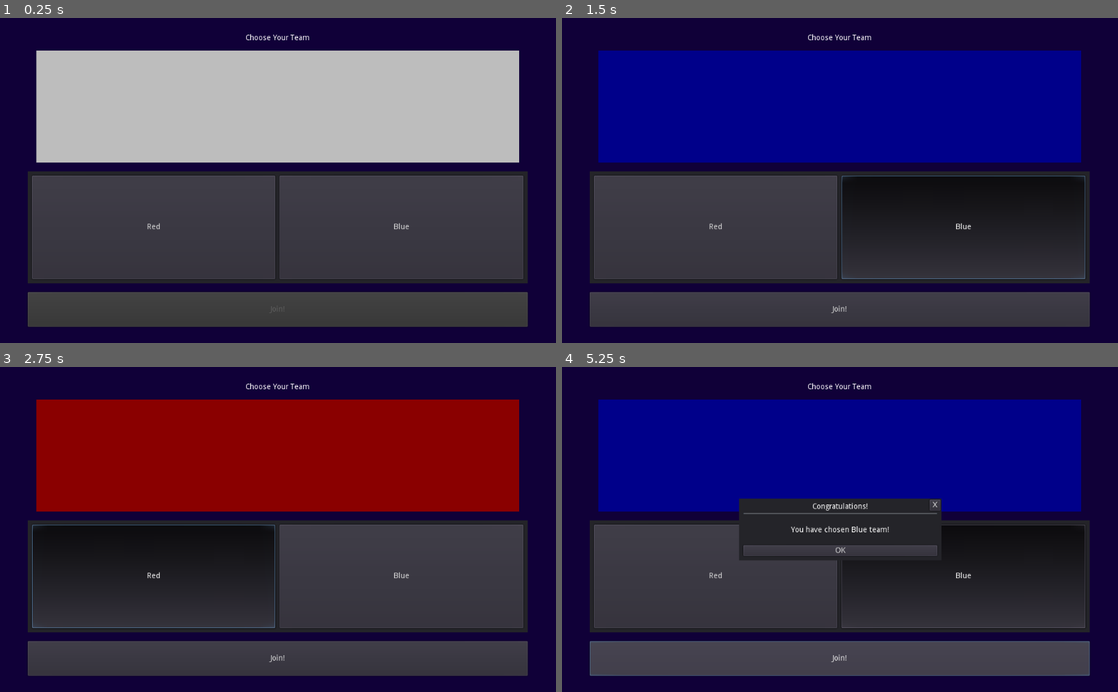
Above: before the commit, frames 1-4 (two rows, left to right).
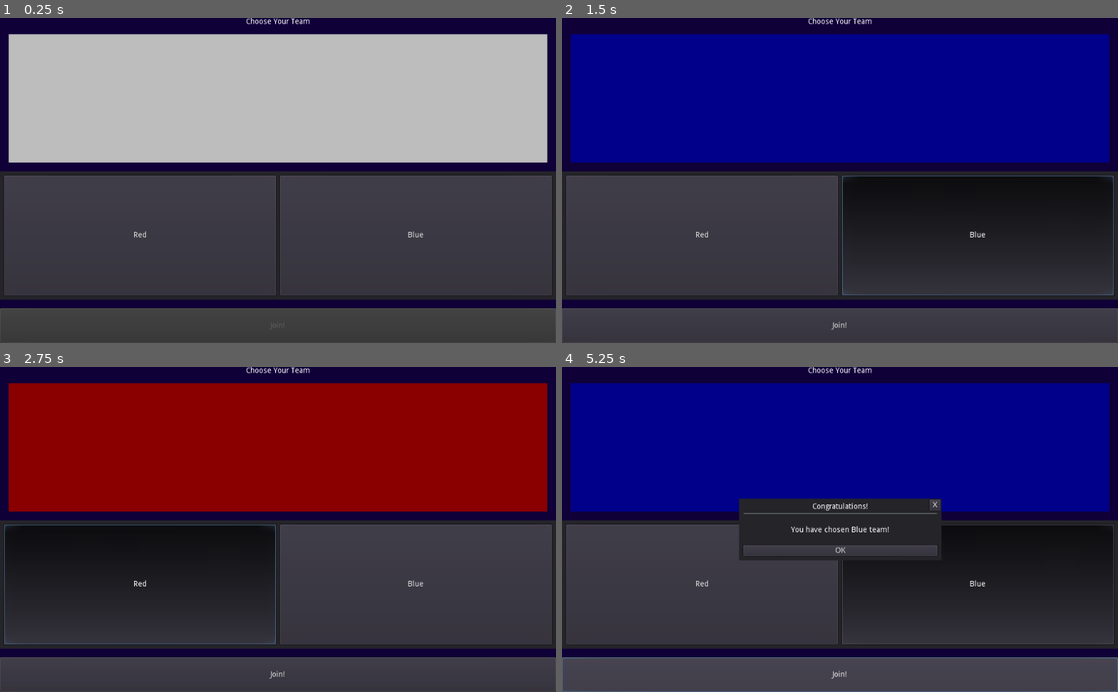
Above: after the commit, the same moments.

Repository: DeerTears/Godot-Control-Node-Extensions
Game: Godot game, scene res://examples/team_select_screen/team_select_screen.tscn
The game is run twice, just before and just after one commit, with the same random seed, the same clock (stepped at 60 frames per second) and the same inputs.
Inputs:
- Up to frame 1 (0.25 s): no input
- Up to frame 2 (1.5 s): click "Red" at 0.5 s; click "Blue" at 1.25 s
- Up to frame 3 (2.75 s): click "Red" at 2 s
- Up to frame 4 (5.25 s): click "Blue" at 2.75 s; click "Red" at 3.5 s; click "Blue" at 4.25 s; click "Join!" at 5 s

The runs differ from the first frame. In frame 1, 25% of the frame differs, in the area x 0-100%, y 0-100%; in frame 2, 25%; in frame 3, 25%; in frame 4, 25%.

Commit message:
add readme

Diff:
--- a/examples/team_select_screen/team_select_screen.tscn
+++ b/examples/team_select_screen/team_select_screen.tscn
@@ -33,22 +33,16 @@
 "_edit_group_": true,
 "_edit_use_anchors_": false
 }
-horizontal_margin = 0.9
-vertical_margin = 0.9
 individual_margins = {
-"Bottom": 0.9,
-"Left": 0.9,
-"Right": 0.9,
-"Top": 0.9
+"Bottom": 1.0,
+"Left": 1.0,
+"Right": 1.0,
+"Top": 1.0
 }
 
 [node name="TeamPicker" type="VBoxContainer" parent="PercentMargin"]
 anchor_right = 1.0
 anchor_bottom = 1.0
-margin_left = 51.2
-margin_top = 30.0
-margin_right = -51.2
-margin_bottom = -30.0
 custom_constants/separation = 16
 script = ExtResource( 4 )
 __meta__ = {
@@ -56,7 +50,7 @@
 }
 
 [node name="Label" type="Label" parent="PercentMargin/TeamPicker"]
-margin_right = 921.0
+margin_right = 1024.0
 margin_bottom = 14.0
 text = "Choose Your Team"
 align = 1
@@ -67,16 +61,16 @@
 
 [node name="Margin" type="MarginContainer" parent="PercentMargin/TeamPicker"]
 margin_top = 30.0
-margin_right = 921.0
-margin_bottom = 237.0
+margin_right = 1024.0
+margin_bottom = 267.0
 size_flags_vertical = 3
 custom_constants/margin_right = 16
 custom_constants/margin_left = 16
 
 [node name="Flag" type="ColorRect" parent="PercentMargin/TeamPicker/Margin"]
 margin_left = 16.0
-margin_right = 905.0
-margin_bottom = 207.0
+margin_right = 1008.0
+margin_bottom = 237.0
 size_flags_horizontal = 3
 size_flags_vertical = 3
 color = Color( 0.75, 0.75, 0.75, 1 )
@@ -85,17 +79,17 @@
 }
 
 [node name="HRadioButton" parent="PercentMargin/TeamPicker" instance=ExtResource( 3 )]
-margin_top = 253.0
-margin_right = 921.0
-margin_bottom = 460.0
+margin_top = 283.0
+margin_right = 1024.0
+margin_bottom = 520.0
 size_flags_vertical = 3
 allow_none = true
 choices = [ "Red", "Blue" ]
 
 [node name="Join" type="Button" parent="PercentMargin/TeamPicker"]
-margin_top = 476.0
-margin_right = 921.0
-margin_bottom = 540.0
+margin_top = 536.0
+margin_right = 1024.0
+margin_bottom = 600.0
 rect_min_size = Vector2( 0, 64 )
 text = "Join!"
 
@@ -171,7 +165,6 @@
 __meta__ = {
 "_edit_use_anchors_": false
 }
-[connection signal="sort_children" from="PercentMargin" to="PercentMargin" method="_on_PercentMargin_sort_children"]
 [connection signal="attempt_join" from="PercentMargin/TeamPicker" to="." method="_on_TeamPicker_attempt_join"]
 [connection signal="choice" from="PercentMargin/TeamPicker/HRadioButton" to="PercentMargin/TeamPicker" method="_on_HRadioButton_choice"]
 [connection signal="pressed" from="PercentMargin/TeamPicker/Join" to="PercentMargin/TeamPicker" method="_on_Join_pressed"]
--- a/extension_scenes/diagonal_container/diagonal_container.gd
+++ b/extension_scenes/diagonal_container/diagonal_container.gd
@@ -22,11 +22,3 @@
 	else:
 		for i in child_count:
 			get_child(i).rect_position.y = self.rect_size.y - (step.y * i)
-#	color_children()
-
-func color_children():
-	var child_count = get_child_count()
-	var rand_color = Color(randf(), randf(), randf())
-	for i in child_count:
-		rand_color.v += i/(child_count/2)
-		get_child(i).color = rand_color
Not shown, added: readme.md
